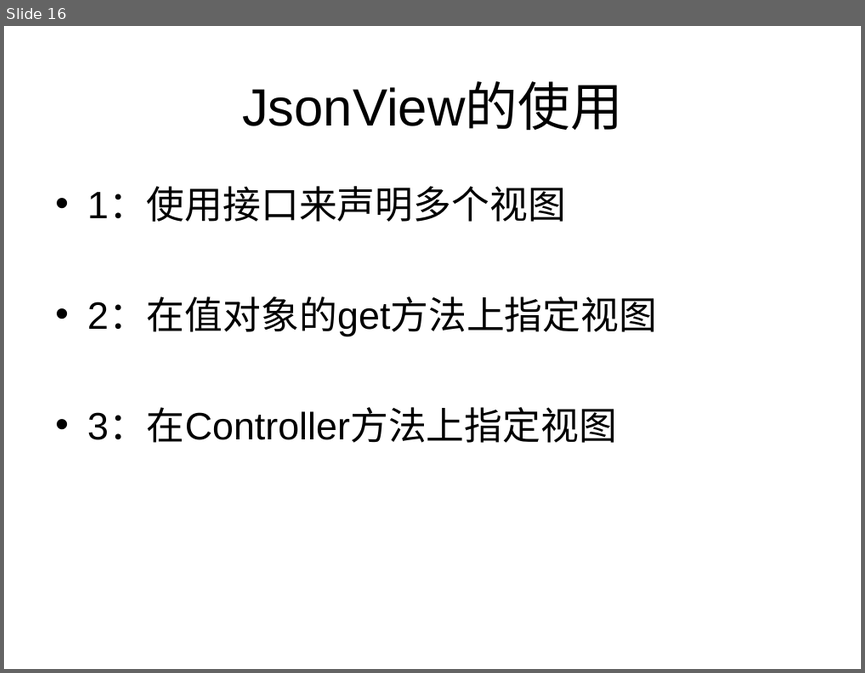
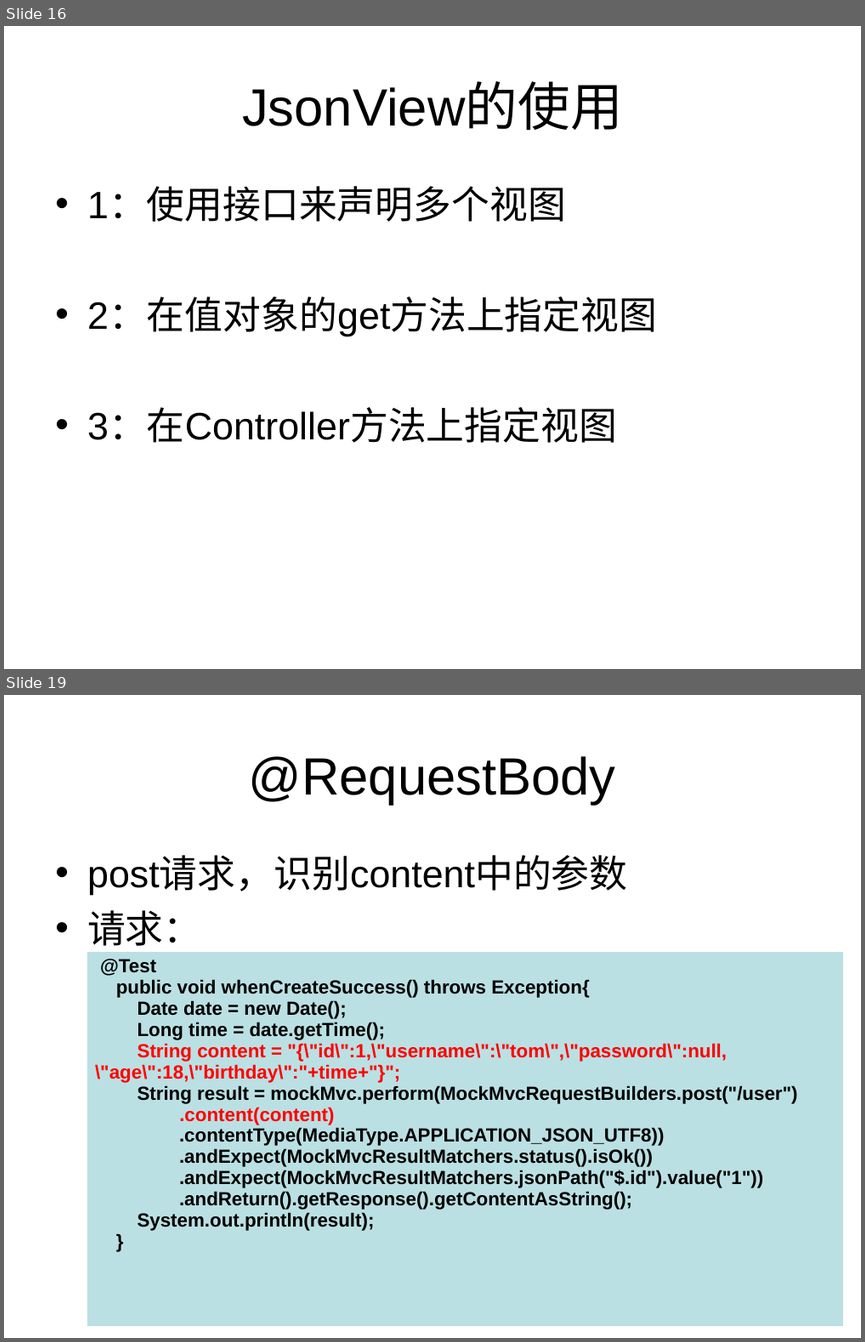
Before and after one commit to HangStarLi/Spring-Security, a slide deck: SpringSecurity.ppt. Shown one above the other, each under a label of ours: slide 16 before the commit, slides 16 and 19 after it; the slides between them are not shown. The pictures are 865x673 and 865x1342 pixels, drawn with LibreOffice and Linux fonts; fonts in the diff are those of the drawing. Boxes give left, top, right and bottom in pixels: in the first picture for what was removed or moved away, otherwise in the second. Text is boxed around its words. In the diff, an @@ line names an element or a change of style, - is before the commit and + after.

```diff
--- a/SpringSecurity.ppt
+++ b/SpringSecurity.ppt
@@ slide 19 added at [4,695,861,1338], background #FFFFFF @@
@@ title added at [249,756,616,805], 44 pt, text #000000 @@
+@RequestBody
@@ text added at [87,857,627,946], 32 pt, text #000000 @@
+• post请求，识别content中的参数
+• 请求：
@@ table added at [86,951,844,1327], 1 rows, 1 columns @@
+@Test / public void whenCreateSuccess() throws Exception{ / Date date = new Date(); / Long time = date.getTime(); / String content = "{\"id\":1,\"username\":\"tom\",\"password\":null,\"age\":18,\"birthday\":"+time+"}"; / String result = mockMvc.perform(MockMvcRequestBuilders.post("/user") / .content(content) / .contentType(MediaType.APPLICATION_JSON_UTF8)) / .andExpect(MockMvcResultMatchers.status().isOk()) / .andExpect(MockMvcResultMatchers.jsonPath("$.id").value("1")) / .andReturn().getResponse().getContentAsString(); / System.out.println(result); / }
```
Also in this commit, not shown: 1 slide changed, 3 other slides added, 6 other files.
